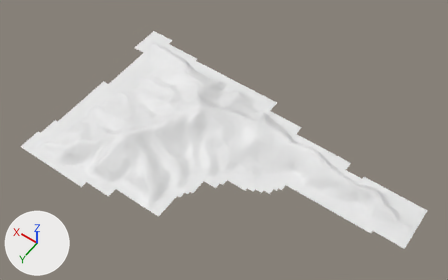
Renders of the glTF model scenery/models/giaros.glb from each side of a commit.
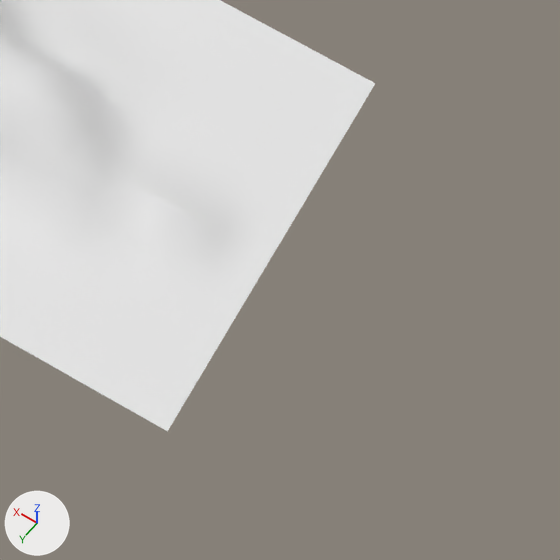
There are two pictures of each version: one whole from a 50 mm camera at (-0.914, 1.346, 2.251) aimed at (0.06, -0.018, 0.107), one close up on the part from 86% to 100% of the width and 72% to 94% of the height. Arrows for +X, +Y and +Z are at lower left; the lights stay in place.

The scene before the commit, as lines of its bpy script (objects in view):
```python
me_grid = bpy.data.meshes.new('Grid')
me_grid.from_pydata(...)  # 4268 vertices, 8191 faces; spans x -0.81..0.84, y -0.47..0.48, z 0.0..0.13
ob_grid = bpy.data.objects.new('Grid', me_grid)
ob_grid.location = (0.0, 0.0, 0.0)
```
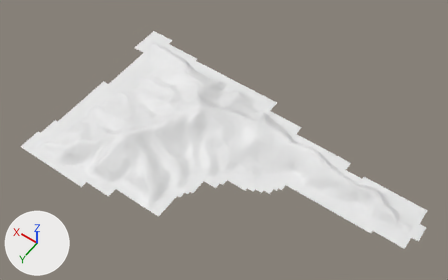
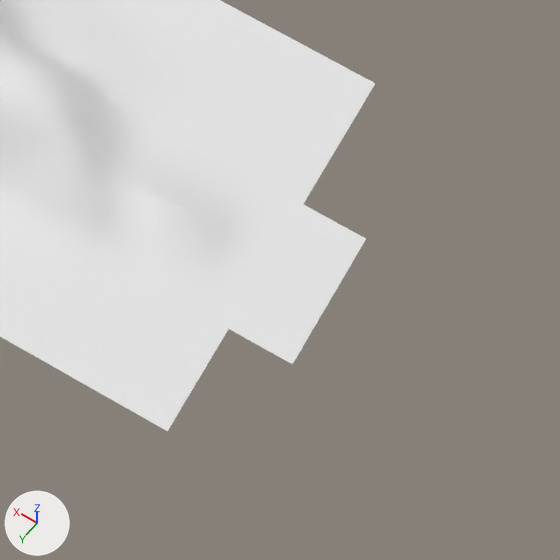
Changed parts and their boxes [x1, y1, x2, y2] in the close-ups (560 x 560 px):
part 1 of me_grid, built on: before [0, 50, 153, 282]; after [0, 50, 366, 364]

What changed in the scene script:
```text
Change me_grid:
    used by ob_grid; location = (0.0, 0.0, 0.0)
    remove me_grid.from_pydata(...)  # 4268 vertices, 8191 faces; spans x -0.81..0.84, y -0.47..0.48, z 0.0..0.13
    add me_grid.from_pydata(...)  # 4325 vertices, 8303 faces; spans x -0.84..0.84, y -0.47..0.48, z 0.0..0.13
    me_grid part 1
    58 faces are deleted
    57 vertices are added at x -0.84..-0.67, y -0.2..-0.12, z 0.0..0.04
    170 new faces join them
```
